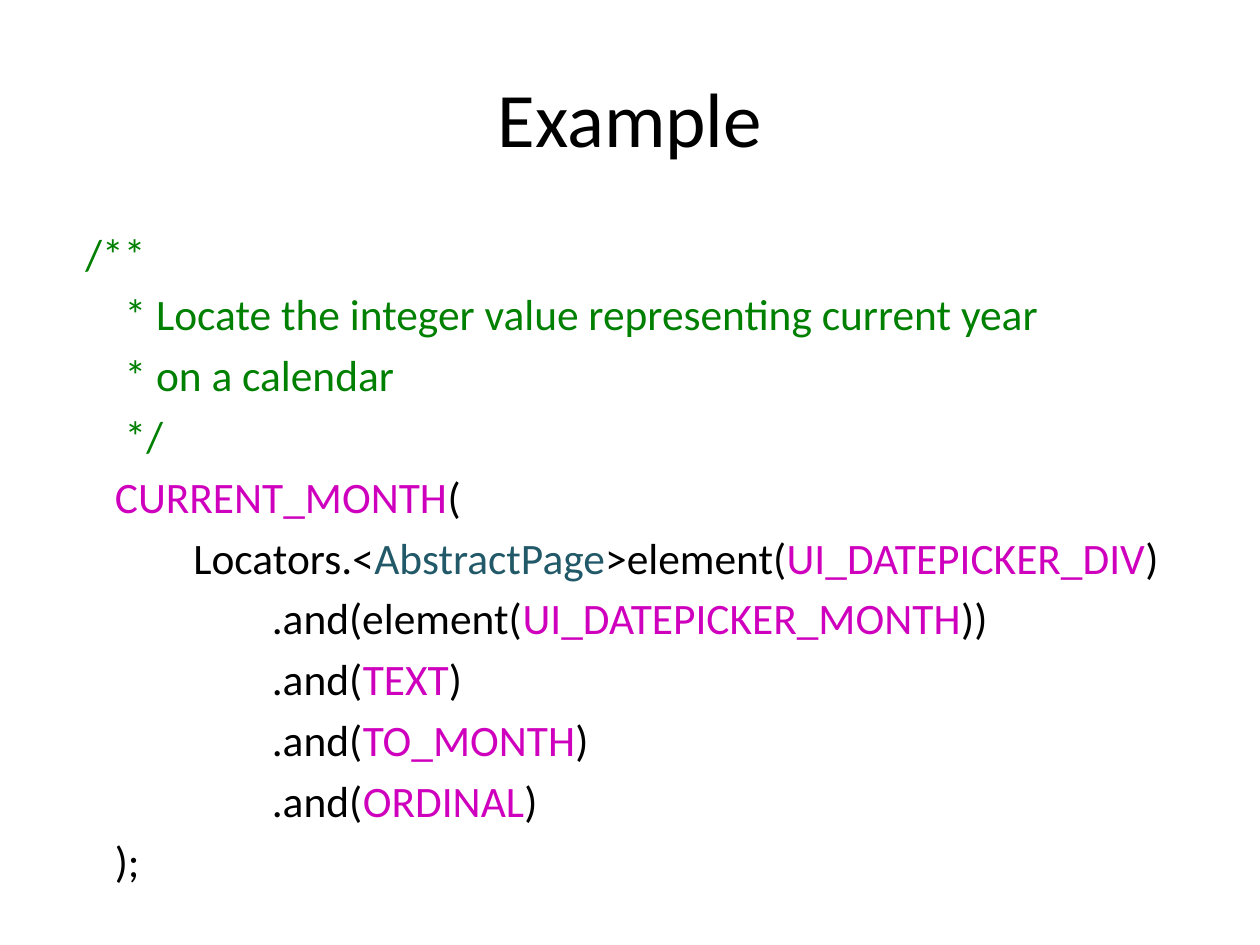
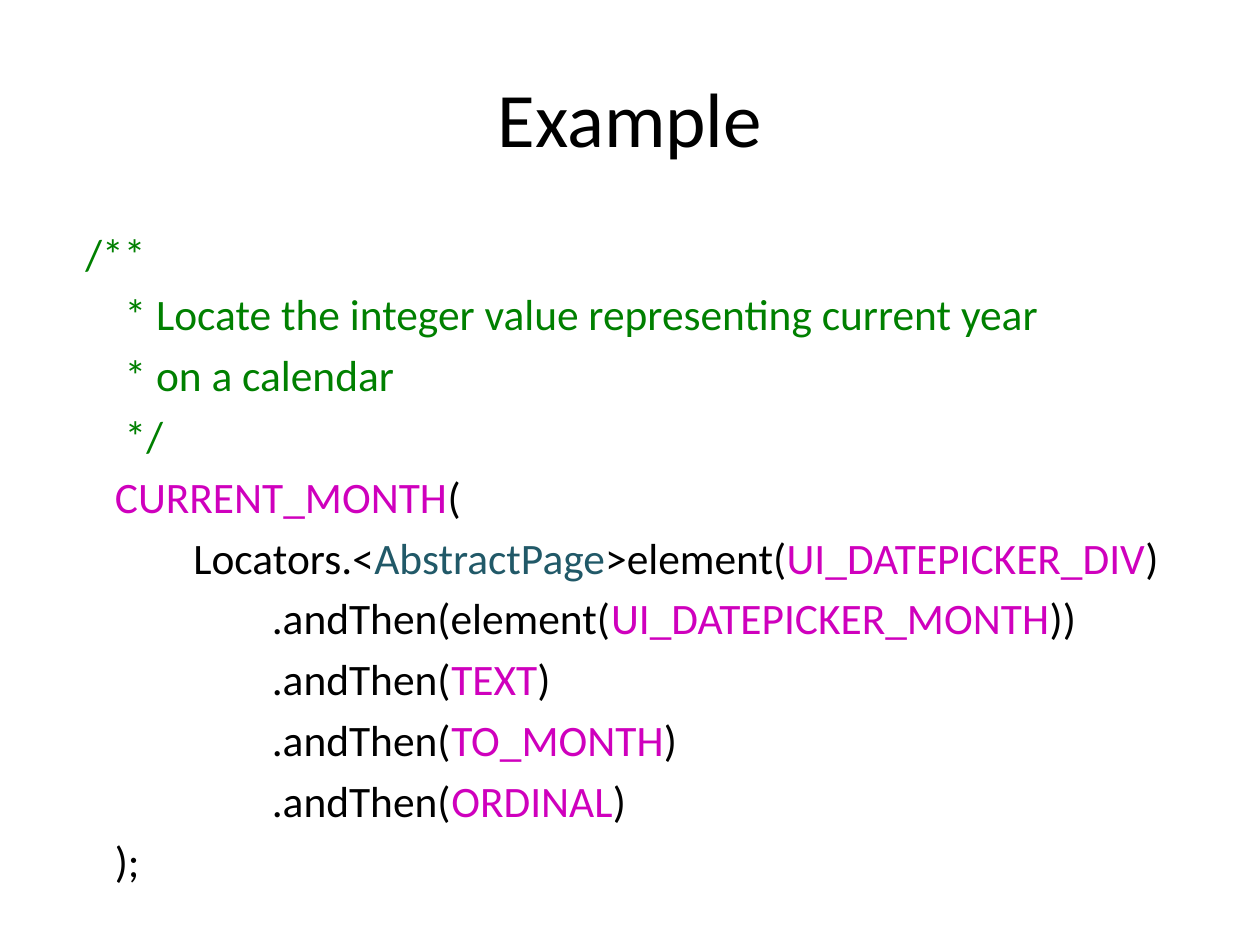
Before and after one commit to yujunliang/seleniumcapsules, a slide deck: slide 21 of docs/What's New in Java 8.pptx. Drawn at 1260x945 pixels with LibreOffice and Linux fonts; fonts in the diff are those of the drawing. Boxes give left, top, right and bottom in pixels: in the first picture for what was removed or moved away, otherwise in the second. Text is boxed around its words. In the diff, an @@ line names an element or a change of style, - is before the commit and + after.

```diff
--- a/docs/What's New in Java 8.pptx
+++ b/docs/What's New in Java 8.pptx
@@ text at [272,602,1076,823]: text changed; text colour #CF00BD to #000000 @@
-.and(element(UI_DATEPICKER_MONTH))
-.and(TEXT)
-.and(TO_MONTH)
-.and(ORDINAL)
+.andThen(element(UI_DATEPICKER_MONTH))
+.andThen(TEXT)
+.andThen(TO_MONTH)
+.andThen(ORDINAL)
```
Also in this commit, not shown: 1 other slide changed, 1 slide added, 6 other files.
